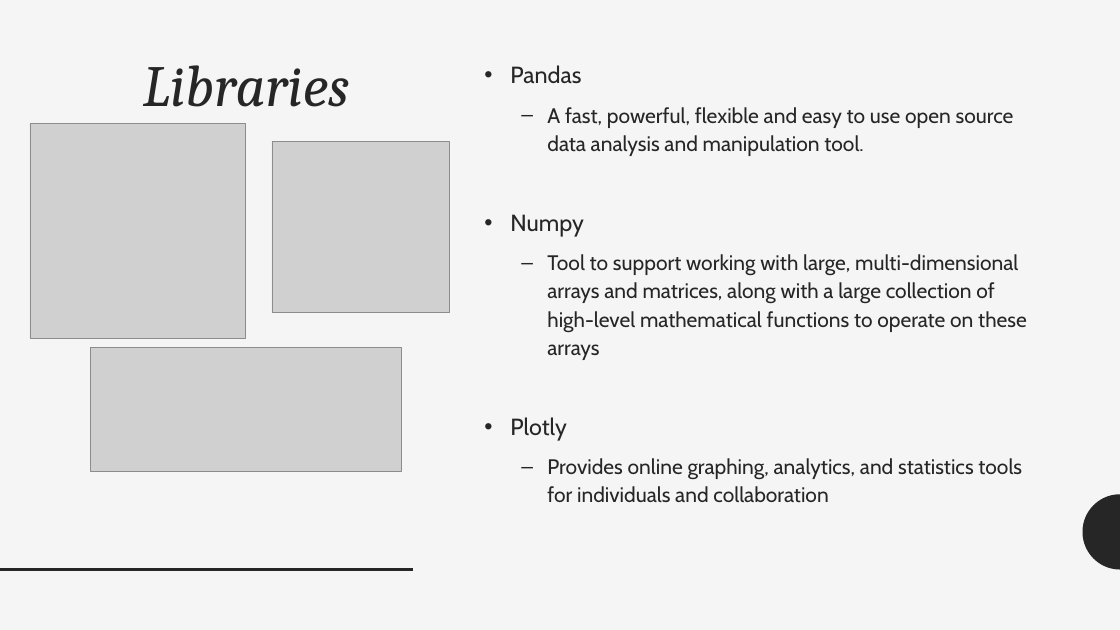
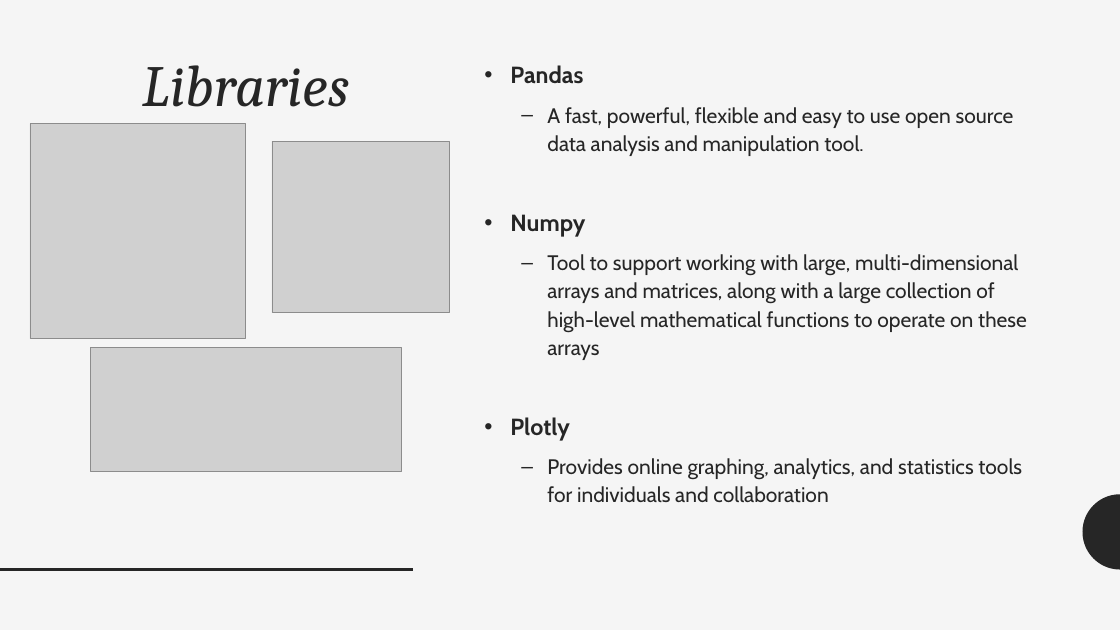
Before and after one commit to JamesWWilson/UCLA-DataFest-Python-Data-Wrangling, a slide deck: slide 3 of IntroPython_TipsForSuccess.pptx. Drawn at 1120x630 pixels with LibreOffice and Linux fonts; fonts in the diff are those of the drawing; grey boxes stand for pictures. Boxes give left, top, right and bottom in pixels: in the first picture for what was removed or moved away, otherwise in the second. Text is boxed around its words. In the diff, an @@ line names an element or a change of style, - is before the commit and + after.

```diff
--- a/IntroPython_TipsForSuccess.pptx
+++ b/IntroPython_TipsForSuccess.pptx
@@ text at [510,65,585,441]: bold on in "Pandas", "Numpy", "Plotly" @@
```
Also in this commit, not shown: 1 other slide changed, 3 other files.
